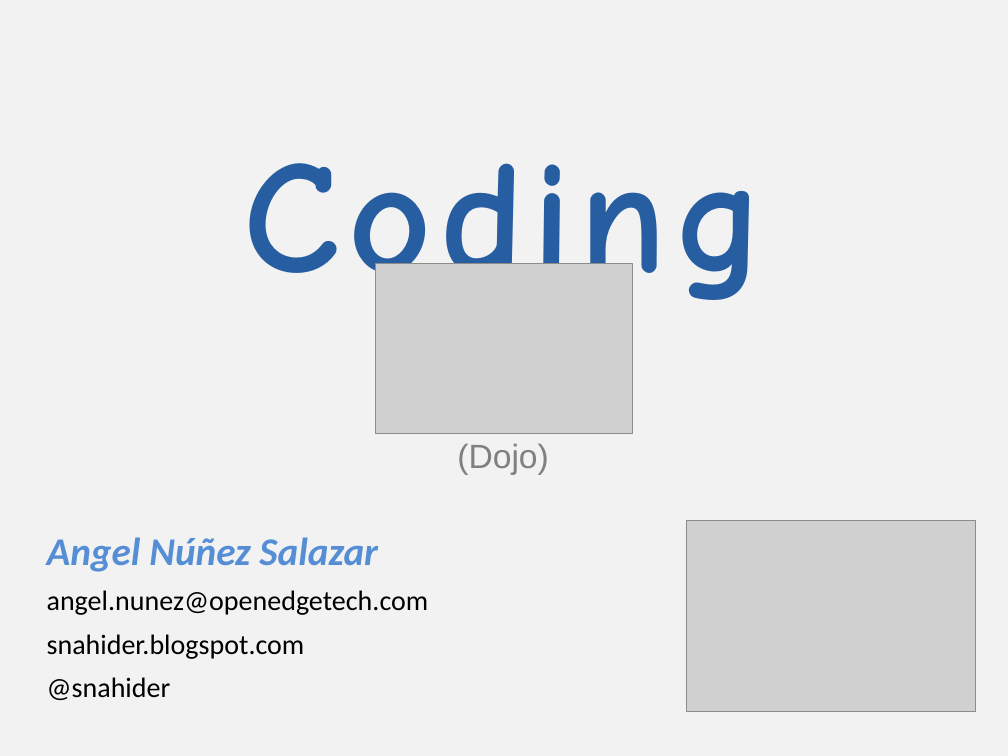
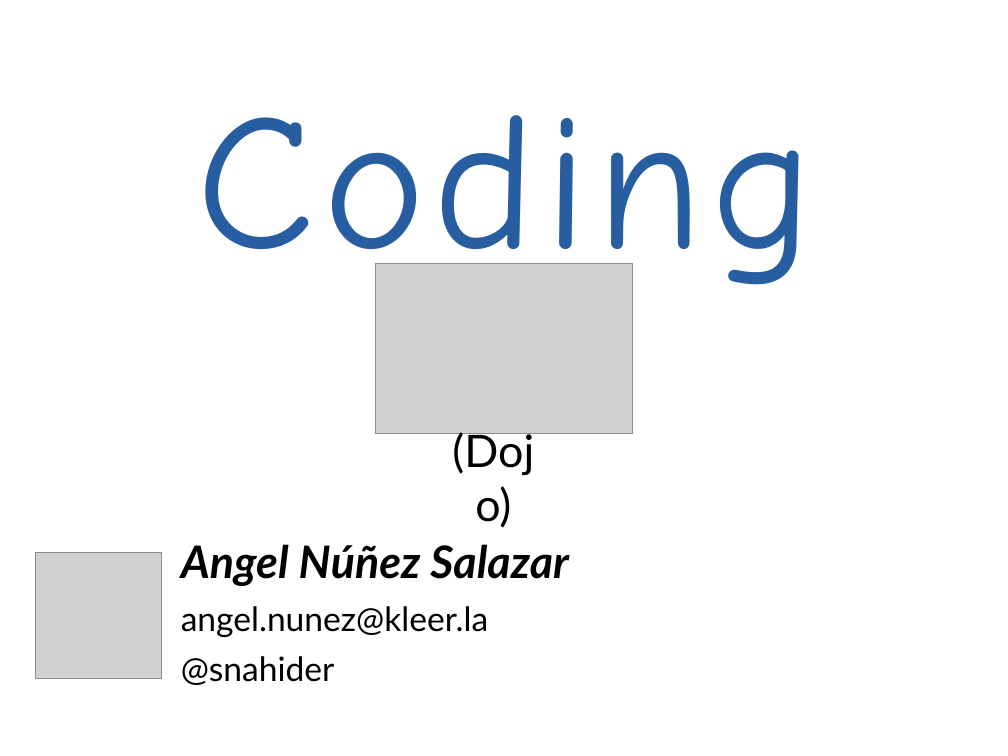
Before and after one commit to angelnunezsalazar/Coding-Dojo, a slide deck: slide 1 of Randori/Coding Dojo.pptx. Drawn at 1008x756 pixels with LibreOffice and Linux fonts; fonts in the diff are those of the drawing; grey boxes stand for pictures. Boxes give left, top, right and bottom in pixels: in the first picture for what was removed or moved away, otherwise in the second. Text is boxed around its words. In the diff, an @@ line names an element or a change of style, - is before the commit and + after.

```diff
--- a/Randori/Coding Dojo.pptx
+++ b/Randori/Coding Dojo.pptx
@@ background #F2F2F2 to #FFFFFF @@
@@ title "Coding": place and size @@
-title "Coding" at [244, 163, 764, 321]
+title "Coding" at [197, 115, 815, 309]
@@ title "Coding" at [197, 115, 815, 309]: size 115 to 138 pt, bold off @@
@@ text "(Dojo)": place and size @@
-text "(Dojo)" at [457, 443, 548, 475]
+text "(Dojo)" at [443, 417, 565, 482]
@@ text "(Dojo)" at [443, 417, 565, 482]: size 24 to 32 pt, font Arial to Lato, text colour #808080 to #000000 @@
@@ text "Angel Núñez Salazar": place and size @@
-text "Angel Núñez Salazar" at [47, 537, 429, 700]
+text "Angel Núñez Salazar" at [181, 544, 569, 685]
@@ picture removed at [686, 521, 975, 712] @@
@@ picture added at [35, 552, 160, 677] @@
@@ text at [181, 544, 569, 685]: size 28 to 32 pt, text colour #558ED5 to #000000 in "Angel Núñez Salazar"; font Calibri to Lato in "Angel Núñez Salazar", "@snahider"; size 20 to 24 pt in "@snahider" @@
@@ text at [181, 606, 488, 637]: text changed; size 20 to 24 pt; font Calibri to Lato @@
-angel.nunez@openedgetech.com
-snahider.blogspot.com
+angel.nunez@kleer.la
```
Also in this commit, not shown: 9 other slides changed, 1 slide added, 2 slides removed, 1 other file.
